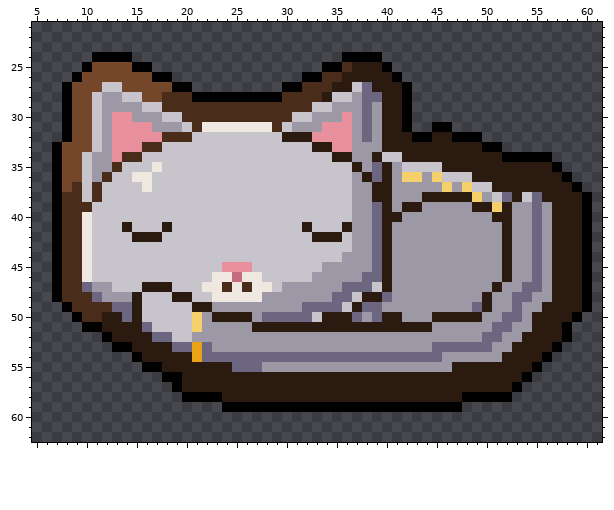
Pixel-art file, stored at aseprite-source/catfish/test/cf-cat-grey-nap.aseprite. Above is the file before it was changed.
64x64 pixels, 1 frame. Colours within 5 levels of each other are drawn and written as one. Shown: x 5..61, y 21..62.
Now the later version:
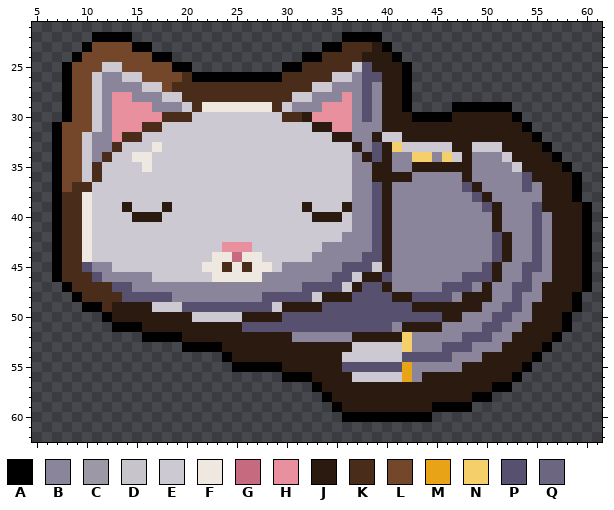
Palette (. is transparent): A #000000  B #8a859b  C #9c98a6  D #c8c4cc  E #cdc9d3  F #eee8e0  G #c66a80  H #e8909e  J #2a1a10  K #4a2c1a  L #74462a  M #e8a317  N #f5cf6a  P #57516f  Q #6c6680
Changes in this commit:
@@ x 5..61 @@
 21 .........................................................
-22 .........................................................
-23 .........................................................
-24 ......AAAA.....................AAAA......................
-25 .....ALLLLAA.................AAKJJJA.....................
-26 ....ALLLLLLLAA.............AAKKJJJJJA....................
-27 ...ALLLDDLLLLLAA.........AAKKKJJDQJJJA...................
-28 ...ALLDCCDDLLKKKAAAAAAAAAKKKKJDDCQQJJA...................
-29 ...ALLDCCCCDDKKKKKKKKKKKKKKKDDCCCQCJJA...................
-30 ...ALLDCHHCCCDDKKKKKKKKKKKDDCCCHCQCJJA...................
-31 ...ALLDCHHHHCCCDKFFFFFFFKDCCCHHHCQCJJA..AA...............
-32 ...ALLDCHHHHHKKKDDDDDDDDDJJJHHHHCQCJJJAAJJAAA............
-33 ..ALLLDCHHHKKDDDDDDDDDDDDDDDJJHHCCCJJJJJJJJJJAA..........
-34 ..ALLDCCHKKDDDDDDDDDDDDDDDDDDDJJCCJDDJJJJJJJJJJAAAAA.....
-35 ..ALLDCCKDDDFDDDDDDDDDDDDDDDDDDDJCQJCDDDDJJJJJJJJJJJA....
-36 ..ALLDCKDDFFDDDDDDDDDDDDDDDDDDDDCJQJCNNCNDDDJJJJJJJJJA...
-37 ..ALKDKDDDDFDDDDDDDDDDDDDDDDDDDDCCJJCCCCCNCNDDJJJJJJJJA..
-38 ..AKKDKDDDDDDDDDDDDDDDDDDDDDDDDDCCJJCCCJJJJJNCDQJDQJJJJA.
-39 ..AKKKDDDDDDDDDDDDDDDDDDDDDDDDDDCCQJCJJCCCCCJJNJCCQCJJJA.
-40 ..AKKFDDDDDDDDDDDDDDDDDDDDDDDDDDCCQJJCCCCCCCCCJJCCQCJJJA.
-41 ..AKKFDDDJDDDJDDDDDDDDDDDDDJDDDJCCQJCCCCCCCCCCCJCCQCJJJA.
-42 ..AKKFDDDDJJJDDDDDDDDDDDDDDDJJJDCCQJCCCCCCCCCCCJCCQCJJJA.
-43 ..AKKFDDDDDDDDDDDDDDDDDDDDDDDDDDCCQJCCCCCCCCCCCJCCQCJJJA.
-44 ..AKKFDDDDDDDDDDDDDDDDDDDDDDDDDCCCQJCCCCCCCCCCCJCCQCJJJA.
-45 ..AKKFDDDDDDDDDDDDDHHHDDDDDDDCCCCCQJCCCCCCCCCCCJCCQCJJJA.
-46 ..AKKFDDDDDDDDDDDDFFGFFDDDDDCCCCCQQJCCCCCCCCCCCJCCQCJJJA.
-47 ..AKKQCCDDDJJJDDDFFKFKFFDCCCCCCQQQDJCCCCCCCCCCJCCQQCJJJA.
-48 ..AKKKQCCCJDDDJJDDFFFFFCCCCCCCQQDJJQCCCCCCCCCJCCQQCCJJJA.
-49 ...AKKKKQQJDDDDDJJCCCCCCCCCQQQQDJQQCCCCCCCCCQJCCQCCJJJJA.
-50 ....AKKJJQJDDDDDNCJJJJCQQQQQDJJJQCQJJCCCJJJJJCCQQCJJJJA..
-51 .....AAJJJJQDDDDNCCCCCJJJJJJJJJJJJJJJJJJCCCCCCQQCCJJJA...
-52 .......AJJJJQQDDCCCCCCCCCCCCCCCCCCCCCCCCCCCCCQQCCJJJJA...
-53 ........AAJJJJQQMQCCCCCCCCCCCCCCCCCCCCCCQQQQQQCCJJJJA....
-54 ..........AJJJJJMQQQQQQQQQQQQQQQQQQQQQQQQCCCCCCJJJJA.....
-55 ...........AAJJJJJJJQQQCCCCCCCCCCCCCCCCCCCJJJJJJJJA......
-56 .............AAJJJJJJJJJJJJJJJJJJJJJJJJJJJJJJJJJJA.......
-57 ..............AJJJJJJJJJJJJJJJJJJJJJJJJJJJJJJJJJA........
-58 ...............AAAAJJJJJJJJJJJJJJJJJJJJJJJJAAAAA.........
-59 ...................AAAAAAAAAAAAAAAAAAAAAAAA..............
-60 .........................................................
+22 ......AAAA.....................AAAA......................
+23 .....ALLLLAA.................AAKKKJA.....................
+24 ....ALLLLLLLAA.............AAKKKKJJJA....................
+25 ...ALLLEELLLLLAA.........AAKKKKKEPJJJA...................
+26 ...ALLEBBEELLLLKAAAAAAAAAKKKKKEEBPPJJA...................
+27 ...ALLEBBBBEELKKKKKKKKKKKKKKEEBBBPBJJA...................
+28 ...ALLEBHHBBBEEKKKKKKKKKKKEEBBBHBPBJJA...................
+29 ...ALLEBHHHHBBBEKFFFFFFFKEBBBHHHBPBJJA....AAAAAA.........
+30 ...ALLEBHHHHHKKKEEEEEEEEEKKJHHHHBPBJJJAAAAJJJJJJA........
+31 ..ALLLEBHHHKKEEEEEEEEEEEEEEEJJHHBBBJJJJJJJJJJJJJJA.......
+32 ..ALLEBBHKKEEEEEEEEEEEEEEEEEEEJJBBJEEJJJJJJJJJJJJJA......
+33 ..ALLEBBKEEEFEEEEEEEEEEEEEEEEEEEJBPJNEEEEEJJEEEJJJJA.....
+34 ..ALLEBKEEFFEEEEEEEEEEEEEEEEEEEEBJPJBBNNBNEJBBBEJJJJA....
+35 ..ALLEKEEEEFEEEEEEEEEEEEEEEEEEEEBBJJBBJJJJJJBBBBEJJJJA...
+36 ..ALLEKEEEEEEEEEEEEEEEEEEEEEEEEEBBJJJJBBBBBJBBBBBPJJJJA..
+37 ..ALKKEEEEEEEEEEEEEEEEEEEEEEEEEEBBPJBBBBBBBPJBBBBPBJJJA..
+38 ..AKKFEEEEEEEEEEEEEEEEEEEEEEEEEEBBPJBBBBBBBBPJBBBBBJJJA..
+39 ..AKKFEEEJEEEJEEEEEEEEEEEEEJEEEJBBPJBBBBBBBBBPJBBBPJJJJA.
+40 ..AKKFEEEEJJJEEEEEEEEEEEEEEEJJJEBBPJBBBBBBBBBBJBBBPBJJJA.
+41 ..AKKFEEEEEEEEEEEEEEEEEEEEEEEEEEBBPJBBBBBBBBBBJBBBPBJJJA.
+42 ..AKKFEEEEEEEEEEEEEEEEEEEEEEEEEBBBPJBBBBBBBBBBPJBBPBJJJA.
+43 ..AKKFEEEEEEEEEEEEEHHHEEEEEEEBBBBBPJBBBBBBBBBBPJBBPBJJJA.
+44 ..AKKFEEEEEEEEEEEEFFGFFEEEEEBBBBBPPJBBBBBBBBBBPJBBPBJJJA.
+45 ..AKKPBBEEEEEEEEEFFKFKFFEBBBBBBPPPEJBBBBBBBBBPJBBPPBJJJA.
+46 ..AKKKPBBBBBEEEEEEFFFFFBBBBBBBPPEJJPBBBBBBBPPPJBBPBBJJJA.
+47 ...AKKKKPPBBBBBBBBBBBBBBBBBPPPPEJPPJBBBBBPPPBJBBPPBJJJJA.
+48 ....AKKKKPPPPPBBBBBBBBBPPPPPEJJJPPPPJJPPPPBJJJBBPBBJJJA..
+49 .....AAKJJJJEEEPPPPPPPPPEJJJJPPPPPPPPPJJJJJJJBBPPBJJJJA..
+50 .......AJJJJJJJJEEEEEJJJJPPPPPPPPPPPPPPPPJJBBBPPBBJJJA...
+51 ........AAAJJJJJJJJJJPPPPPPPPPPPPPPPBJJJJBBBBPPBBJJJJA...
+52 ...........AAAAJJJJJJJJJJJBBBBBBJJJJJNBBBBBPPPBBJJJJA....
+53 ...............AAAAJJJJJJJJJJJJJEEEEENBBBPPPBBBJJJJA.....
+54 ...................AJJJJJJJJJJJEEEEEEPPPPPBBBJJJJJA......
+55 ....................AAAAAJJJJJJPPPPPPMBBBBBJJJJJJA.......
+56 .........................AAAJJJJEEEEEMBJJJJJJJJJA........
+57 ............................AJJJJJJJJJJJJJJJJJAA.........
+58 .............................AJJJJJJJJJJJJJJAA...........
+59 ..............................AJJJJJJJJJAAAA.............
+60 ...............................AAAAAAAAA.................
 61 .........................................................
Pixel boxes of the changes (left, top, right, bottom) in both pictures:
changed: (52, 32, 592, 422)
